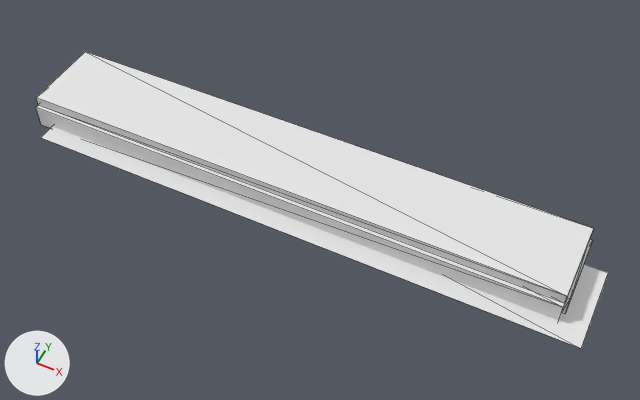
Before and after pictures for a commit that changed the OBJ model game/models/log4.obj.
Rendered twice from a 50 mm camera at (2.01, -3.65, 4.34) aimed at (0.22, -0.08, -0.12). Every picture has the same lights, and +X, +Y and +Z are marked at lower left. The older version comes first. Mesh edges are drawn as thin lines. Where no turn or scale is listed for an object, it has been applied to the vertices.

In view in the first picture: 'log4'.
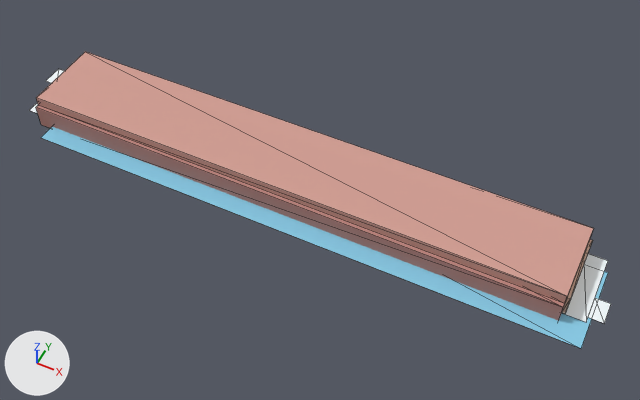
Changed parts and their boxes [x1, y1, x2, y2] in the pictures (640 x 400 px):
'log4', recoloured, reshaped (white to pink): before [36, 52, 608, 348]; after [30, 52, 611, 348]
part 1 of me_log4, added: after [30, 69, 611, 323]

Patch to the scene script:
```diff
--- a/game/models/log4.obj.py
+++ b/game/models/log4.obj.py
@@ mat_log_shadow @@
 mat_log_shadow = principled_material('log_shadow')
-mat_log_shadow.base_color = (0.8, 0.8, 0.8)  # white #e7e7e7
+mat_log_shadow.base_color = (0.25, 0.6, 0.8)  # cyan #89cbe7
 mat_log_shadow.roughness = 1.0
@@ mat_log_side @@
 mat_log_side = principled_material('log_side')
-mat_log_side.base_color = (0.8, 0.8, 0.8)  # white #e7e7e7
+mat_log_side.base_color = (0.5, 0.24, 0.21)  # pink #bc867e
 mat_log_side.roughness = 1.0
@@ mat_log_top @@
 mat_log_top = principled_material('log_top')
-mat_log_top.base_color = (0.8, 0.8, 0.8)  # white #e7e7e7
+mat_log_top.base_color = (0.64, 0.34, 0.29)  # pink #d19e93
 mat_log_top.roughness = 1.0
@@ mat_foam @@
+mat_foam = principled_material('foam')
+mat_foam.base_color = (0.9, 0.97, 1.0)  # white #f3fcff
+mat_foam.roughness = 1.0
@@ me_log4 @@
 # used by ob_log4; location = (0.0, 0.0, 0.0)
 # verts and faces of me_log4; kept vertices keep their numbers, new ones are numbered from 36
-me_log4.from_pydata(...)  # 36 vertices, 50 faces; spans x -1.96..2.12, y -0.45..0.32, z -0.14..0.1
+me_log4.from_pydata(...)  # 52 vertices, 58 faces; spans x -2.19..2.19, y -0.45..0.32, z -0.14..0.1
+# me_log4 part 1
+verts[36] = (-2.09, 0.26, -0.11)
+verts[37] = (-2.09, -0.26, -0.11)  # pixel (29, 110)
+verts[38] = (1.93, 0.26, -0.11)
+verts[39] = (1.93, -0.26, -0.11)
+for new, old in zip([*range(40, 44)], [*range(36, 40)]): verts[new] = verts[old] + (0.16, 0.0, 0.0)
+verts[44] = (-2.19, 0.22, -0.11)  # pixel (58, 68)
+verts[45] = (-2.19, 0.06, -0.11)  # pixel (45, 80)
+verts[46] = (2.09, -0.06, -0.11)  # pixel (594, 297)
+verts[47] = (2.09, -0.22, -0.11)  # pixel (587, 317)
+for new, old in zip([*range(48, 52)], [*range(44, 48)]): verts[new] = verts[old] + (0.1, 0.0, 0.0)
+faces += [(36, 37, 41), (36, 41, 40), (44, 45, 49), (44, 49, 48), (38, 39, 43), (38, 43, 42)]  # mat_foam (white #f3fcff)
+faces += [(46, 47, 51), (46, 51, 50)]  # mat_foam (white #f3fcff)
 me_log4.materials.append(mat_log_shadow)
@@ me_log4 @@
 me_log4.materials.append(mat_log_end)
+me_log4.materials.append(mat_foam)  # white #f3fcff
```
